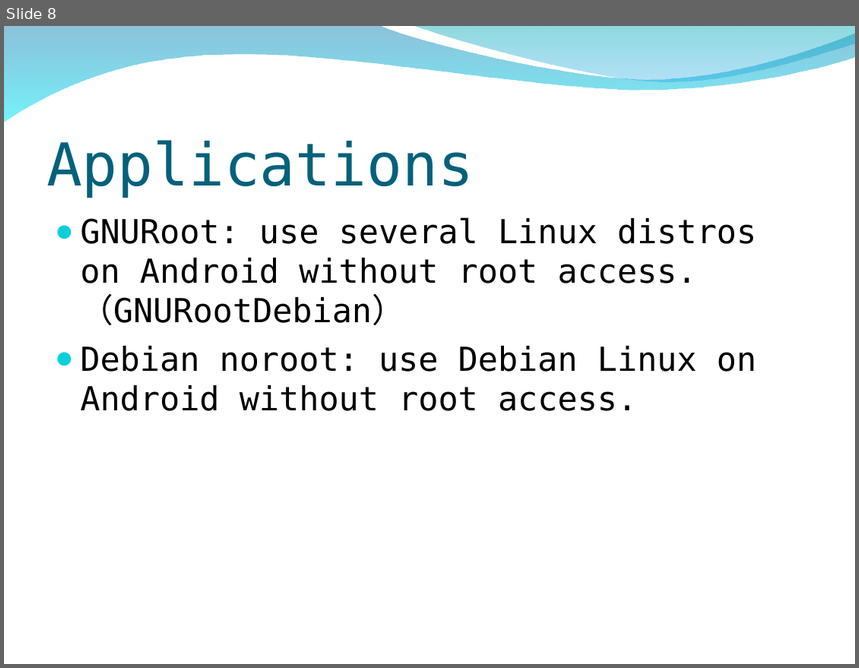
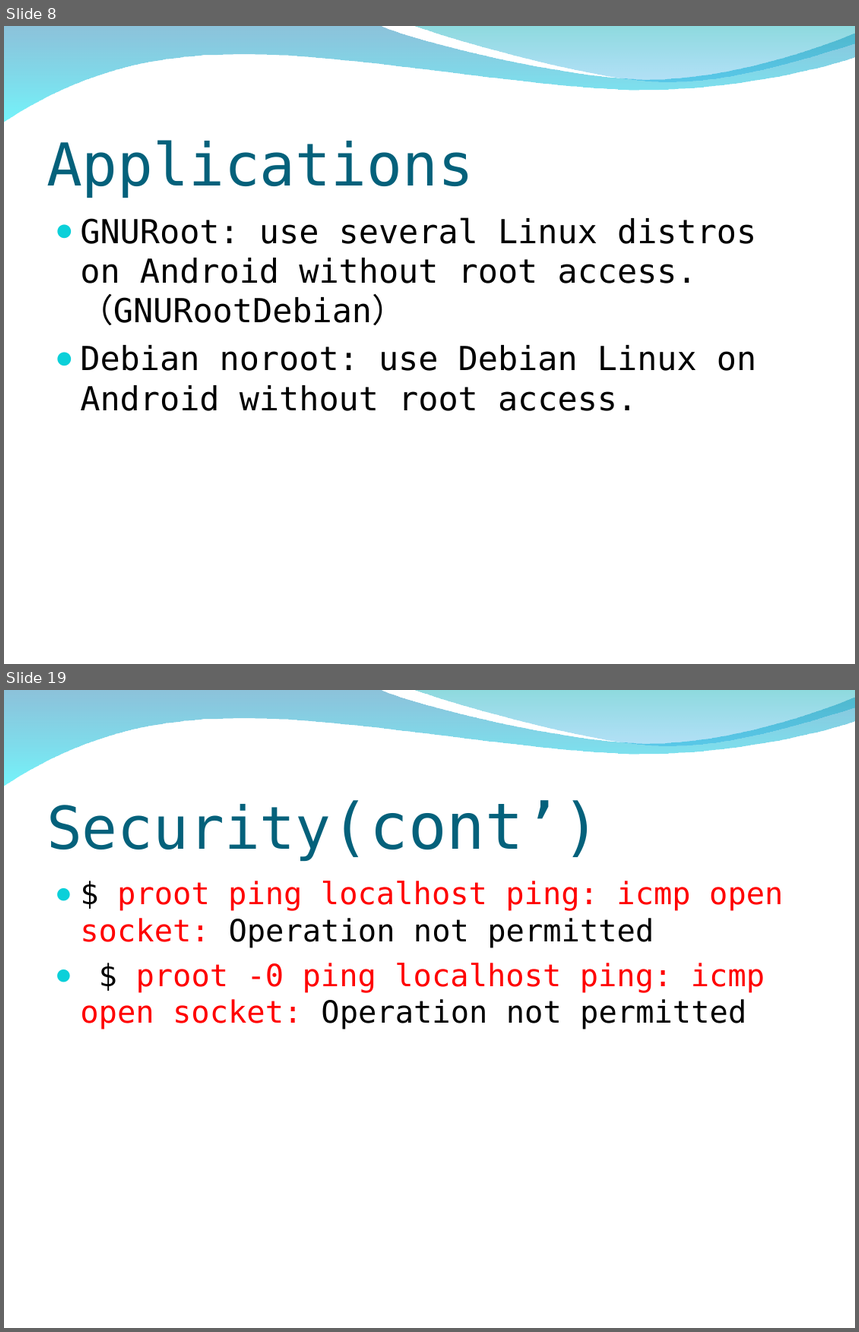
Before and after one commit to peter279k/regular_meeting, a slide deck: Proot.ppt. Shown one above the other, each under a label of ours: slide 8 before the commit, slides 8 and 19 after it; the slides between them are not shown. The pictures are 859x668 and 859x1332 pixels, drawn with LibreOffice and Linux fonts; fonts in the diff are those of the drawing; background and template pictures are left out. Boxes give left, top, right and bottom in pixels: in the first picture for what was removed or moved away, otherwise in the second. Text is boxed around its words. In the diff, an @@ line names an element or a change of style, - is before the commit and + after.

Commit message:
add proot info build 心得與安全性議題

```diff
--- a/Proot.ppt
+++ b/Proot.ppt
@@ slide 19 added at (x1=4, y1=690, x2=855, y2=1328), background picture (left out); not listed: 2 template elements that a slide beside it also shows @@
@@ title added at (x1=47, y1=800, x2=601, y2=860), 50 pt, text #04617B @@
+Security(cont’)
@@ text added at (x1=80, y1=881, x2=783, y2=1030), 26 pt, text #FF0000 @@
+● $ proot ping localhost ping: icmp open socket: Operation not permitted
+● $ proot -0 ping localhost ping: icmp open socket: Operation not permitted
```
Also in this commit, not shown: 2 slides changed, 10 other slides added.
